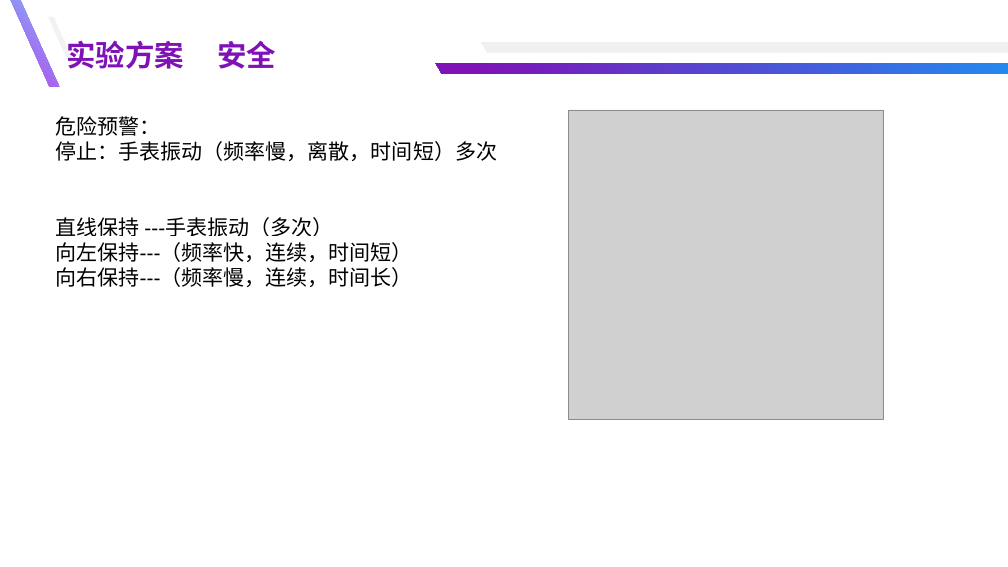
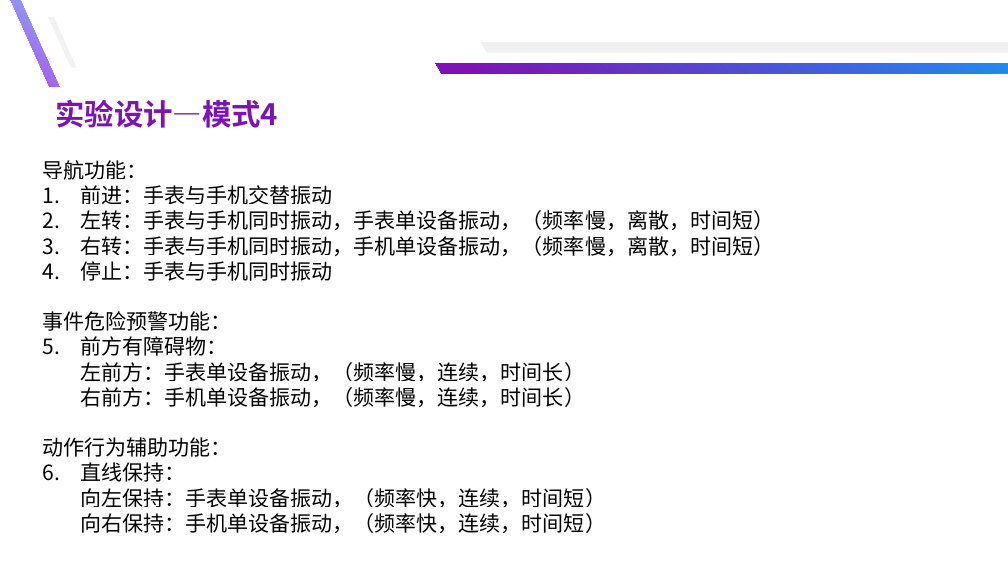
Before and after one commit to yuyongsong/Paper, a slide deck: slide 20 of 总结汇报-余泳松 - 副本.pptx (slide 12 before the commit). Drawn at 1008x567 pixels with LibreOffice and Linux fonts; fonts in the diff are those of the drawing; grey boxes stand for pictures. Boxes give left, top, right and bottom in pixels: in the first picture for what was removed or moved away, otherwise in the second. Text is boxed around its words. In the diff, an @@ line names an element or a change of style, - is before the commit and + after.

```diff
--- a/总结汇报-余泳松 - 副本.pptx
+++ b/总结汇报-余泳松 - 副本.pptx
@@ text at (55, 99, 278, 128): text changed @@
-实验方案 安全
+实验设计—模式4
@@ text removed at (55, 116, 497, 287) @@
-危险预警：
-停止：手表振动（频率慢，离散，时间短）多次
-直线保持 ---手表振动（多次）
-向左保持---（频率快，连续，时间短）
-向右保持---（频率慢，连续，时间长）
@@ picture removed at (569, 110, 884, 419) @@
@@ text added at (42, 160, 774, 533), 20 pt, text #000000 @@
+导航功能：
+1. 前进：手表与手机交替振动
+2. 左转：手表与手机同时振动，手表单设备振动，（频率慢，离散，时间短）
+3. 右转：手表与手机同时振动，手机单设备振动，（频率慢，离散，时间短）
+4. 停止：手表与手机同时振动
+事件危险预警功能：
+1. 前方有障碍物：
+左前方：手表单设备振动，（频率慢，连续，时间长）
+右前方：手机单设备振动，（频率慢，连续，时间长）
+动作行为辅助功能：
+1. 直线保持：
+向左保持：手表单设备振动，（频率快，连续，时间短）
+向右保持：手机单设备振动，（频率快，连续，时间短）
```
Also in this commit, not shown: 4 other slides changed, 18 slides added, 9 slides removed, 1 other file.
